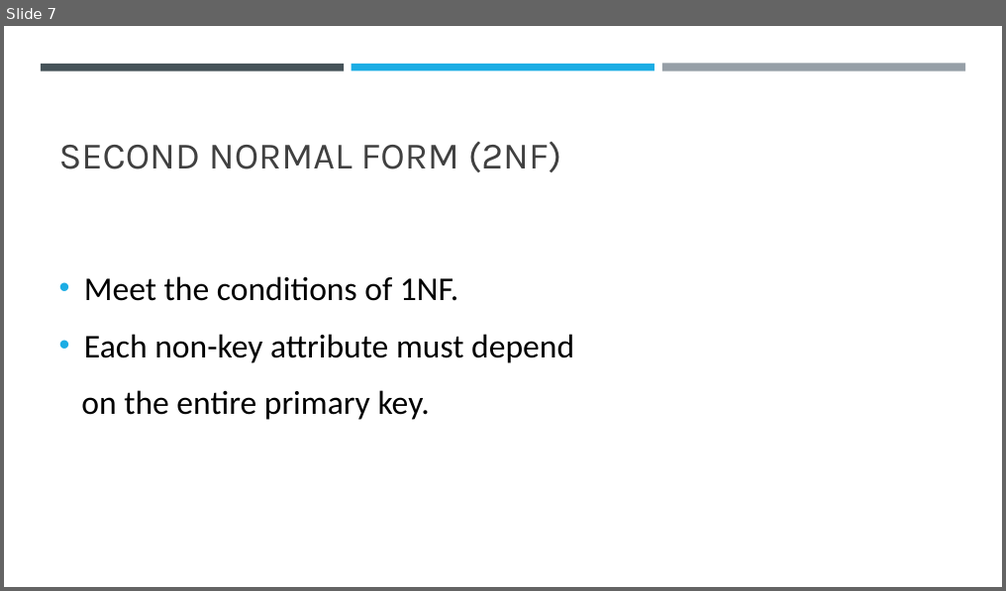
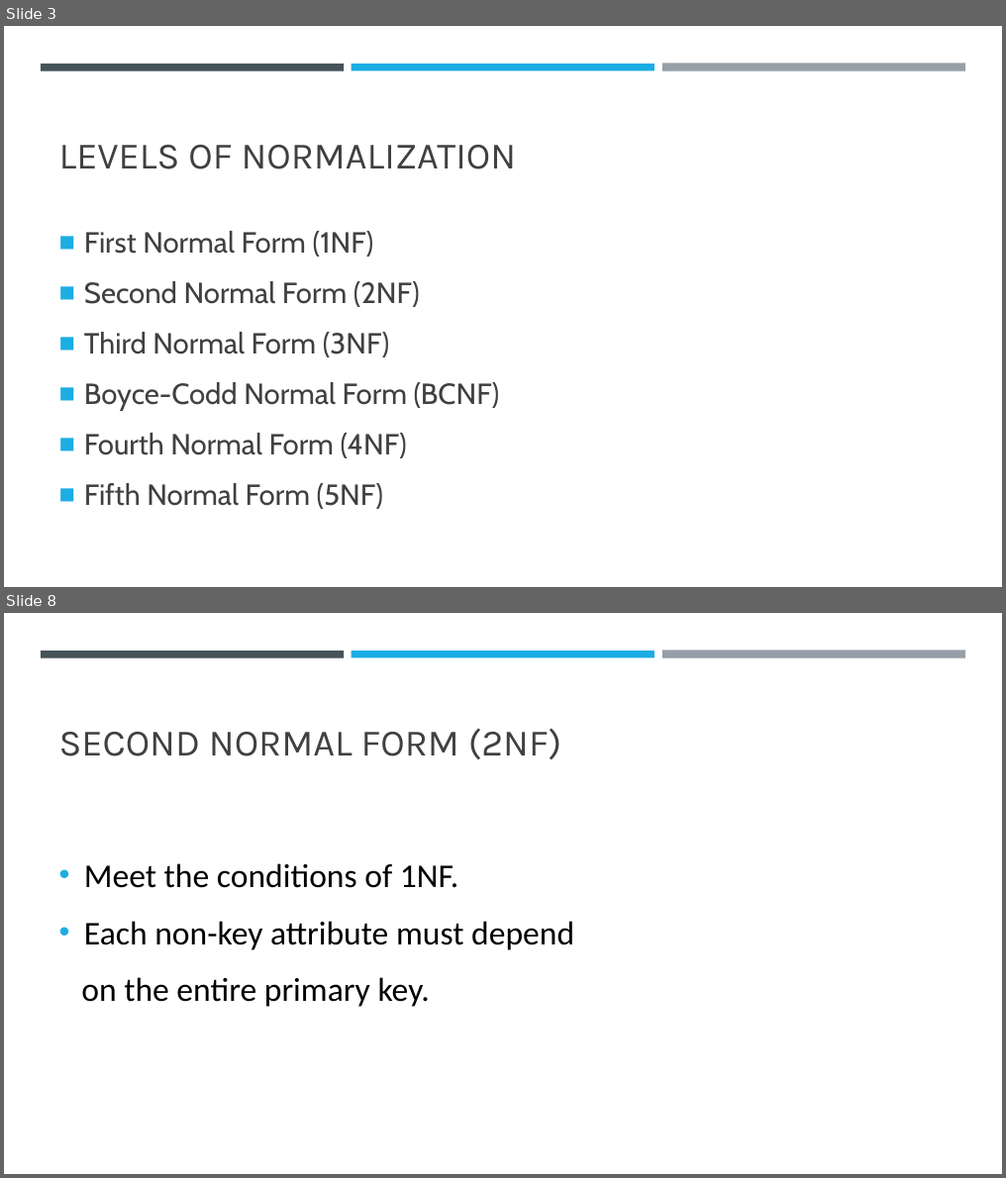
Before and after one commit to NONAME4322/ChatMate, a slide deck: Database normalization.pptx. Shown one above the other, each under a label of ours: slide 7 before the commit, slides 3 and 8 after it; the slides between them are not shown. The pictures are 1006x591 and 1006x1178 pixels, drawn with LibreOffice and Linux fonts; fonts in the diff are those of the drawing. Boxes give left, top, right and bottom in pixels: in the first picture for what was removed or moved away, otherwise in the second. Text is boxed around its words. In the diff, an @@ line names an element or a change of style, - is before the commit and + after.

```diff
--- a/Database normalization.pptx
+++ b/Database normalization.pptx
@@ slide 3 added at (4,26,1002,587), background #FFFFFF; not listed: 3 template elements that a slide beside it also shows @@
@@ title added at (59,145,517,170), 36 pt, text #404040 @@
+LEVELS OF NORMALIZATION
@@ text added at (84,231,500,509), 28 pt, text #404040 @@
+■ First Normal Form (1NF)
+■ Second Normal Form (2NF)
+■ Third Normal Form (3NF)
+■ Boyce-Codd Normal Form (BCNF)
+■ Fourth Normal Form (4NF)
+■ Fifth Normal Form (5NF)
@@ what was slide 7 is now slide 8 @@
```
Also in this commit, not shown: 8 slides changed, 3 other slides added, 2 slides removed.
